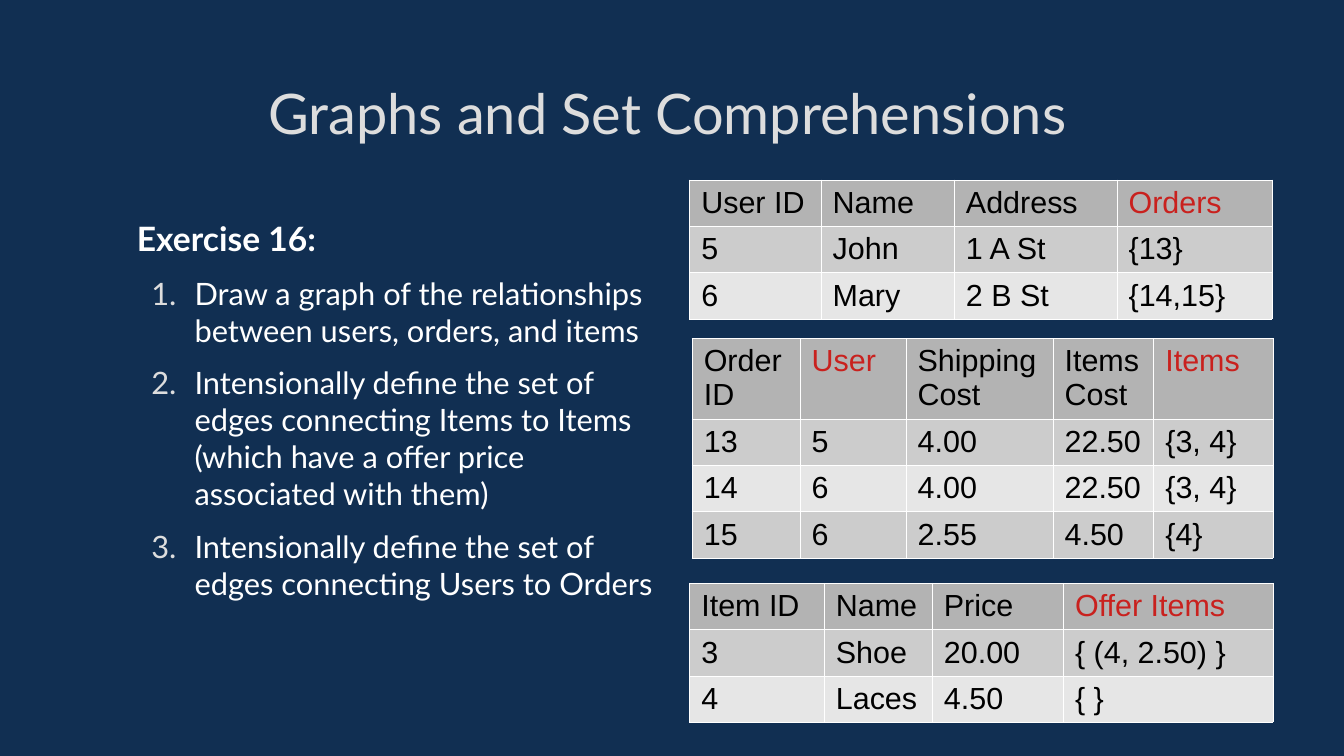
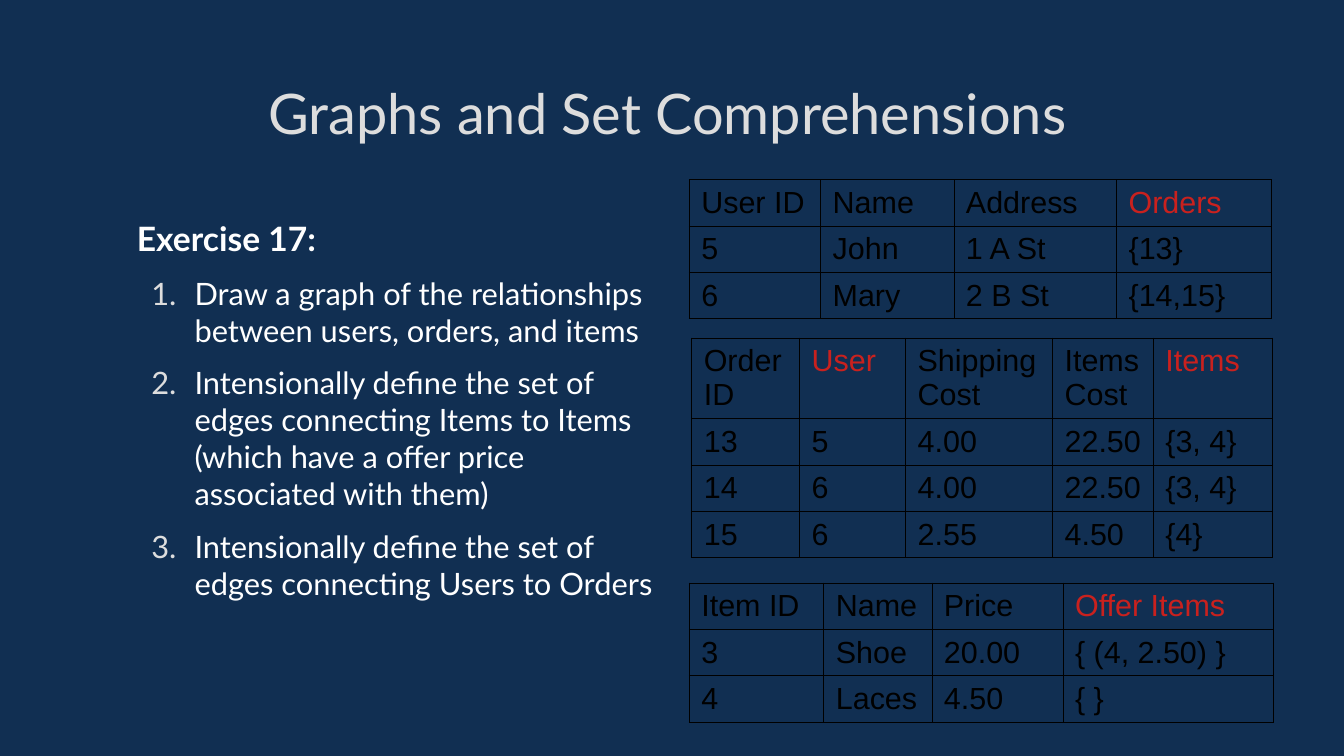
Before and after one commit to davidgundry/maths22-23, a slide deck: slide 65 of slides/maths-9-graph-theory.odp (slide 59 before the commit). Drawn at 1344x756 pixels with LibreOffice and Linux fonts; fonts in the diff are those of the drawing. Boxes give left, top, right and bottom in pixels: in the first picture for what was removed or moved away, otherwise in the second. Text is boxed around its words. In the diff, an @@ line names an element or a change of style, - is before the commit and + after.

Commit message:
Graph theory updates

```diff
--- a/slides/maths-9-graph-theory.odp
+++ b/slides/maths-9-graph-theory.odp
@@ table at bbox=[689, 181, 1271, 321] @@
@@ fill #B3B3B3 to none in row 1 @@
@@ fill #CCCCCC to none in row 2 @@
@@ fill #E6E6E6 to none in row 3 @@
@@ borders changed @@
@@ text at bbox=[137, 226, 316, 252]: text changed @@
-Exercise 16:
+Exercise 17:
@@ table at bbox=[692, 338, 1274, 559] @@
@@ fill #B3B3B3 to none in row 1 @@
@@ fill #CCCCCC to none in 10 cells @@
@@ fill #E6E6E6 to none in row 3 @@
@@ borders changed @@
@@ table at bbox=[689, 583, 1273, 723] @@
@@ fill #B3B3B3 to none in row 1 @@
@@ fill #CCCCCC to none in row 2 @@
@@ fill #E6E6E6 to none in row 3 @@
@@ borders changed @@
```
Also in this commit, not shown: 8 other slides changed, 6 slides added, 1 other file.
